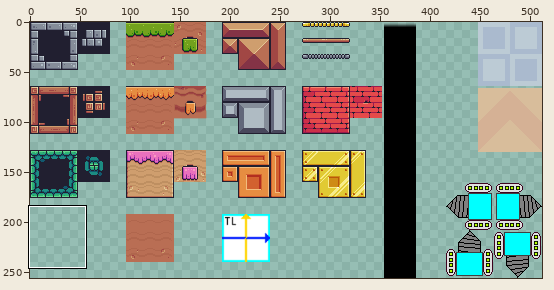
Sprite sheet -- Demos/Deeper/Assets/Atlas.png. Above, an overview of the earlier version with the close-up marked.
Close-up. First the earlier version:
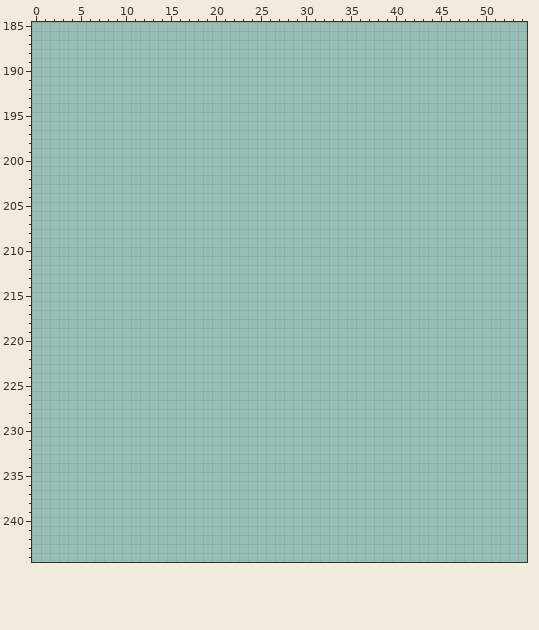
The file is 512x256 pixels. Pixels under 10% opacity are left out. Colours within 5 levels of each other are drawn and written as one. Shown: x 0..54, y 185..244.
Palette (. is transparent): 
Pixels before (only the part around the change), first column x 0:
187 .......................................................
188 .......................................................
189 .......................................................
190 .......................................................
191 .......................................................
192 .......................................................
193 .......................................................
194 .......................................................
195 .......................................................
196 .......................................................
197 .......................................................
198 .......................................................
199 .......................................................
200 .......................................................
201 .......................................................
202 .......................................................
203 .......................................................
204 .......................................................
205 .......................................................
206 .......................................................
207 .......................................................
208 .......................................................
209 .......................................................
210 .......................................................
211 .......................................................
212 .......................................................
213 .......................................................
214 .......................................................
215 .......................................................
216 .......................................................
217 .......................................................
218 .......................................................
219 .......................................................
220 .......................................................
221 .......................................................
222 .......................................................
223 .......................................................
224 .......................................................
225 .......................................................
226 .......................................................
227 .......................................................
228 .......................................................
229 .......................................................
230 .......................................................
231 .......................................................
232 .......................................................
233 .......................................................
234 .......................................................
235 .......................................................
236 .......................................................
237 .......................................................
238 .......................................................
239 .......................................................
240 .......................................................
241 .......................................................
242 .......................................................
243 .......................................................
After:
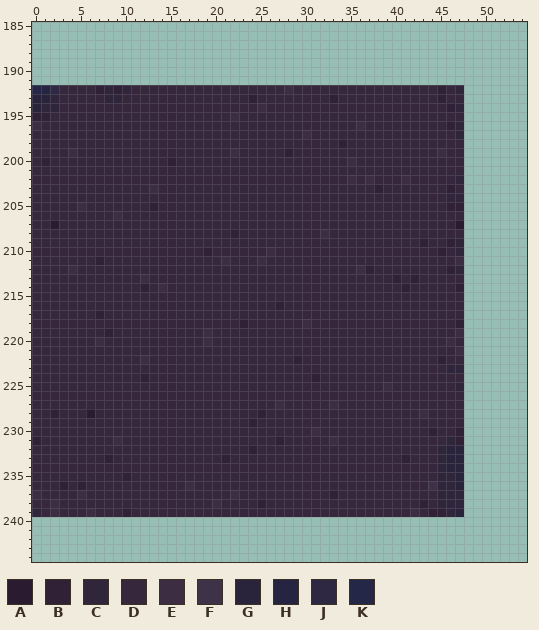
Colours new in this view: A #2a1b30  B #302136  C #30263c  D #36273c  E #3c2d42  F #3e3248  G #29243c  H #252542  J #2e2843  K #252749
Change:
Changed rows in their new state; - is an unchanged pixel.
first column x 0:
192 KHJDDDDBCBCDDDDDDDDDDDDDDDDDEDDDDDDDDDDDDDDDDBDC
193 GGCDDDDDCCDDDDDDDDDDDDDDBDDDDDDDDBDDDDDDDDDDDBDD
194 GCCDDDDDDDDDDDDDDDDDDDDDDEDDDDDDDDDDDDDDDDDDDDBC
195 BBDDDDDDDDDDDDDDDDDDDDEDDDDDDDDDDDDDDDDDDDDDDDDD
196 EDDDDDDDDDDDDDDDDDDDDDDDDDDDDDDDDDDDEDDDDDDDDDBC
197 DDDDDDDDDDDDDDDDDDDDDDDDDDDDDDEDDDDDDDDDDDDDDDDC
198 DDDDDDDDDDDDDDDDDDDDDDDDDDDDDDDDDDBDDDDDDDDDDDDD
199 DDDDEDDDDDDDDDDDDDDDDDEDDDDDBDDDDDDDDDDDDDDDDEDD
200 DBDDDDDDDDDDDDDBDDDDDDDDDDDDDDDDDDDEDDDDDDDDDDDD
201 DDDDDDDDDDDDDDDDDDDDDDDDDDDDDDDDDDDDDDDDDDDDDDDD
202 DDDDDDDDDDDDDDDDDDDDDDDDDDDDDDDDDDDEDEDDDEDDDDDC
203 DDDDDDDDDDDDDEDDDDDDDDDDDDDDDDDDDDDDDDBDDDDDDDBD
204 DDDDDDDDDDDDDDDDDDDDDDDDDDDDDDDDDDDDDDDDDDDDDDCC
205 DDDDDEDDDDDDDBDDDDDDDDDDDDDDDDDDDDDDDDDDDDDDDDBB
206 DDDDDDDDDEDDDDDDDDDDDDDDDDDDDDDDDDDDDDDDDDDDDDDD
207 DDADDDDDDDDDDDDDDDDDDDDDDDDDDDDDDDDDDDDDDDDDDDDA
208 DDDDDDDDDDDDDDDDDDDDDDBDDDDDDDDDEDDDDDDDDDDDDDDD
209 DDDDDDDDDDDDDDDDDDDDDDDDDDDDDDDDDDDDDDDDDDDBDDBC
210 DDDDDDDDDDDDDDDDDDDBDDDDDDEDDDDDDDDDDDDDDDDDDBDC
211 DDDDDDDBDDDDDDDDDDDDDEDDDEDDDDDDDDDDDDDDDDDDDDDE
212 DDDDEDDDDDDDDDDDDDDDDDDDDDDDDDDDDDDDEBDDDDDDDDBC
213 DDDDDDDDDDDDEDDDDDDDDDDDDDDDDDDDDDDDDDDDBDBDDDDD
214 DDDDDDDDDDDDBDEDDDDDDDDDDDDDDDDDDDDDDDDDDBDDDDDB
215 DDDDDDDDDDDDDDDDDDDDDDDDDDDDDDDDDDDDDDDDDDDDDDDD
216 DDDDDDDDDDDDDDDDDDDDDDDDDDDBDDDDDDDDDDDDDDDDDDDD
217 DDDDDDDBDDDDDDDDDDDDDDDDDDDDDDDDDDDDDDDDDDDDDDDD
218 DDDDDDDDDDDDDDDDDDDDDDDBDDDDDDEDDDDDDDDDDDDDDDDB
219 DDDDDDDDBDDDDDDDDDDEDDDDDDDDDDDDDDDDDDDDDDDDDDDE
220 DDDDDDDEDDDDDDDDDDDEDDDDDDDDDDDDDDDDDDDDDDDDDDED
221 DDDDDDDDDDDDDDDDDDDDDDDDDDDDDDDDDDDDDDDDDDDDDDDE
222 DDDDDDDDDDDDEDDDDDDDDDDDDDDDDBDDDDDDDDDDDDDDDBDD
223 DDDDDDDDDDDDDDDDDDDDDDDDDDDDDDDDDDDDDDDDDDDDDDCC
224 DDDDDDDDDDDDBDDDDDDDDDDDDDDDDDDBDDDDDDDDDDDDDDDD
225 DDDDDDDDDDDDDDDDDDDDDDDDDDDDDDDDDDDDDDDEDDDDDDDC
226 DDDDDDDDDDDDDDDDDDDDDDDDDDDDDDDDDDDDDDDDDDDDDDDD
227 DDDDDDDDDDDDDDDDDDDDDDDDDDDEDDDDDEDDDDDDDDDDDDDD
228 DDBDDDADDDDDDDDDDDDDDDDDDBDDDDDDDDDDDDDDDDDEDDDD
229 DDDDDDDDDDDDDDDDDDDDDDDDBDDDDDDDDDDDDDDDDDDDDDDD
230 DDDDDDDDDDDDDDDDDDDDDDDDDDDDDDDEDDDDDDDDDDDDBDDB
231 BDDDDDDDDEDDDDDDDDDDDDDDDDDBDDDDDEDDDDDDDDDDDDCB
232 DDDDDDDDDDDDDDDDDDDDDDDDBDDDDDDDDDDDDDDDDDDDDCGG
233 DDDDDDDDBDDDDDDDDDDDDBDDDDDDDDDDDDDDDDDDDBDDDCGG
234 DDDDDDDDDDDDDDDDDDDDDDDDDDDDDDDDDDDDDDDDDDDDDCGG
235 DDDDDDDDDDBDDDDDDDDDDDDDDDDDDDDDDDDDDDDDDDDDDCCG
236 DDDBDBDDDDDDDDDDDEDDDDDDDDDDDDDDDDDDDDDDDDDDFCCG
237 EDDDDEDDDDDDDDDDDDDDDDEDDDDDDDDDDBDDDDDDDDDDDCCC
238 DDEDDDDDDDDDDDDDDDDDEDDDDBDDDDDDDDDDDDDDDDDBDCCC
239 CDEDDDEDDDBDDDDDDDDDDDDDDDDDDDDDDDDDDDDDDDEDBBCG
